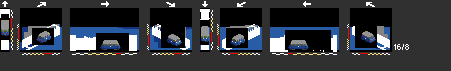
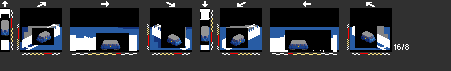
Revision of a layered 451×71 image; what changed, layer by layer:
hid "Details" over left=1, top=20, right=368, bottom=44
hid "Lights" over left=2, top=33, right=375, bottom=43
hid "MSJ" over left=1, top=20, right=374, bottom=47
showed "SJ", painted on it over left=1, top=20, right=371, bottom=47
